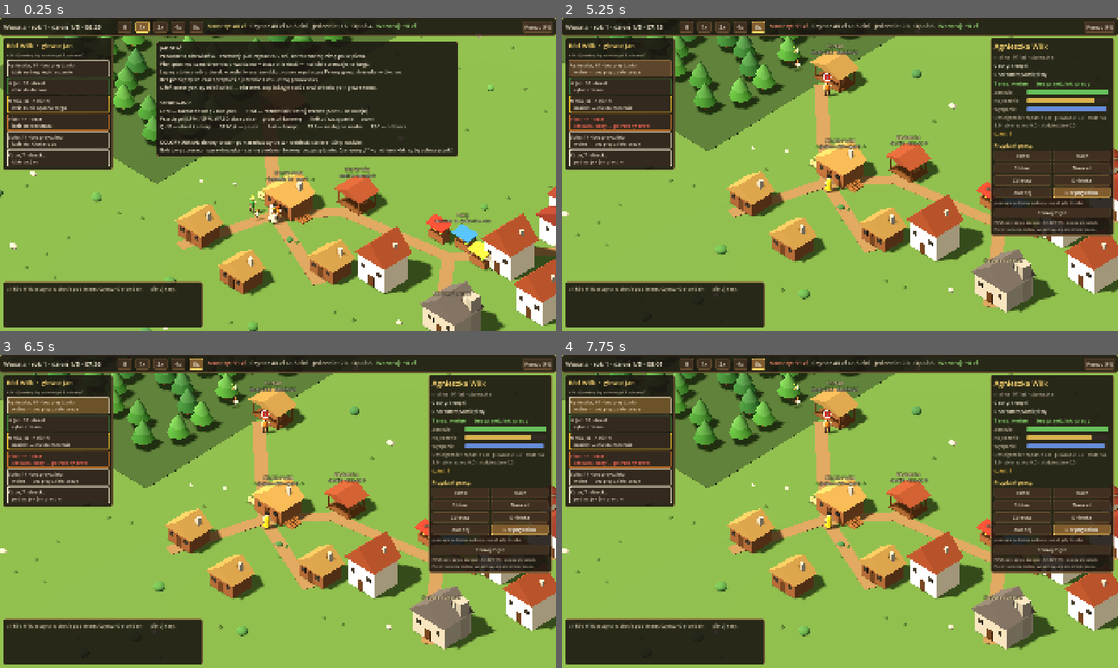
Above: before the commit, frames 1-4 (two rows, left to right).
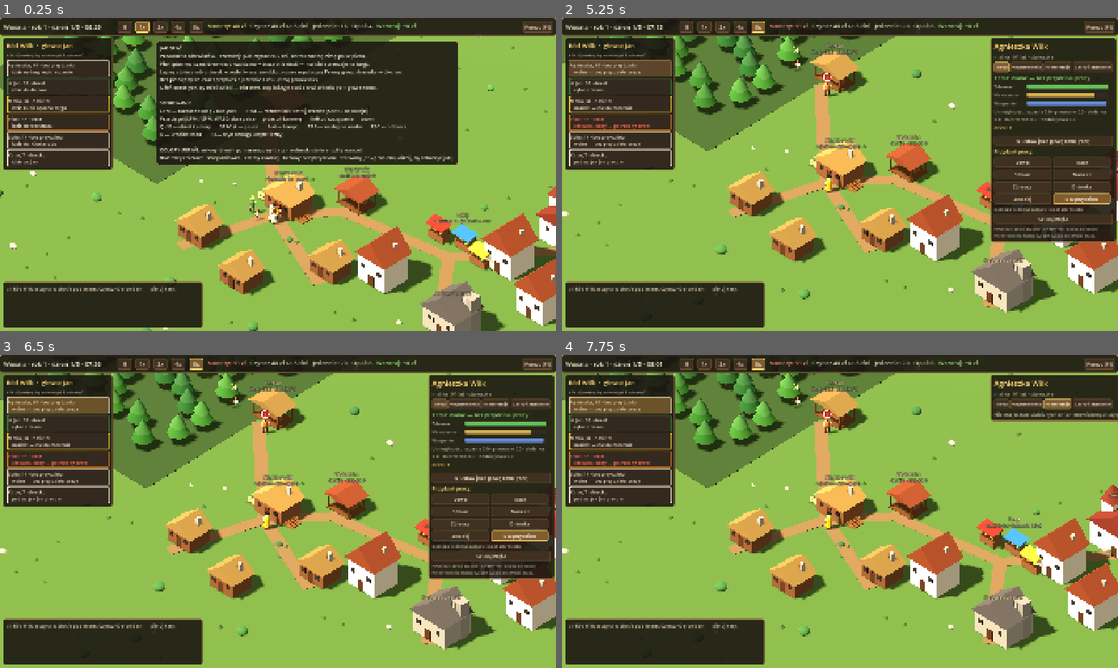
Above: after the commit, the same moments.

Repository: dwdzdc/dynastia
Game: Godot game, scene res://game/main.tscn
Two runs of this game, one before a commit and one after it. Both use one fixed random seed, a clock stepped at 60 frames per second and the inputs below.
Inputs (mouse positions are in pixels of both pictures, inside the frame that each line leads up to):
- Up to frame 1 (0.25 s): no input
- Up to frame 2 (5.25 s): click "II" at 0.5 s; click "1x" at 1.25 s; click "2x" at 2 s; click "4x" at 2.75 s; click "8x" at 3.5 s; click "Pomoc (F1)" at 4.25 s; click "Agnieszka, 61 · bez przydział…" at 5 s
- Up to frame 3 (6.5 s): click (439, 405) at 5.75 s, where only the run after the commit has a clickable "Teraz"
- Up to frame 4 (7.75 s): click (1029, 405) at 6.5 s, where only the run after the commit has a clickable "Wspomnienia"; click (1056, 405) at 7.25 s, where only the run after the commit has a clickable "Preferencje"

The runs differ from the first frame. In frame 1, 2.4% of the frame differs, in the area x 28-83%, y 36-47%; in frame 2, 5.5%; in frame 3, 5.5%; in frame 4, 12%, in the area x 77-100%, y 6-70%.

Commit message:
E1-E4: panel osoby z zakladkami, root w panelu, kronika (K), debug (F3)
E1: Teraz / Wspomnienia (rozwijane) / Preferencje (ze zrodlem) / Cechy i charakter,
slowa zamiast liczb; dziecko: wybor, z kim chodzi w dzien. Odszedly: bez polecen.
E2: panel rodu to czlonkowie rodu, root oznaczony, przycisk ustawienia roota.
E3: kronika rodu pod K. E4: F3 pokazuje sile i wartosci wiezi.

Co-Authored-By: Claude Opus 5.5 <noreply@anthropic.com>

Diff:
--- a/game/main.gd
+++ b/game/main.gd
@@ -263,10 +263,16 @@
 				_select_next()
 			KEY_F1:
 				hud._help.visible = not hud._help.visible
+			KEY_K:
+				hud.toggle_chronicle()
+			KEY_F3:
+				hud.debug = not hud.debug
 			KEY_ESCAPE:
 				selected_id = -1
 				selected_building = ""
 				hud._help.visible = false
+				if hud._chronicle.visible:
+					hud.toggle_chronicle()
 
 
 func _select_next() -> void:
--- a/ui/hud.gd
+++ b/ui/hud.gd
@@ -29,6 +29,12 @@
 	"woodcutter": "Drwal", "sawyer": "Tracz", "carpenter": "Stolarz", "carrier": "Nosiciel",
 	"forager": "Zbieracz", "laborer": "Dniówka", "thief": "Złodziej", "none": "Bez przydziału",
 }
+const PERSON_TABS := [["now", "Teraz"], ["memories", "Wspomnienia"], ["prefs", "Preferencje"], ["traits", "Cechy i charakter"]]
+const MEMORIES_SHORT := 8          # ile wspomnień widać przed „pokaż więcej”
+const MEMORIES_LONG := 30
+const WARM := 15.0                  # progi słów dla więzi i preferencji (bez liczb w UI)
+const MILD := 3.0
+const CHRONICLE_ROWS := 40
 const SKILL_LABELS := { "chop": "rąbanie", "saw": "piłowanie", "craft": "stolarka", "forage": "zbieractwo", "steal": "złodziejstwo" }
 
 var main: Node
@@ -53,6 +59,12 @@
 var _help: PanelContainer
 var _overlay: Control
 var _fx: Array = []
+var _person_tab := "now"
+var _memories_more := false
+var _chronicle: PanelContainer
+var _chronicle_box: VBoxContainer
+var _chronicle_count := -1
+var debug := false                  # F3: ukryte liczby (więzi, siła) dla dewelopera
 var _tick := 0.0
 
 
@@ -86,6 +98,7 @@
 	_build_info()
 	_build_log()
 	_build_help()
+	_build_chronicle()
 	_build_modal()
 
 
@@ -224,6 +237,8 @@
 		var extra := ""
 		if p.pregnant_left >= 0.0:
 			extra = " · w ciąży"
+		if debug:
+			extra += " · [%.2f]" % float(fam.strength.get(p.id, -1.0))
 		b.text = "%s%s, %d · %s%s\n   %s" % [mark, p.name, int(fam.age_of(p)), job, extra, _status_short(a)]
 		var col := TEXT
 		if a.alert or a.hungry_no_food or a.status == "jailed":
@@ -266,7 +281,7 @@
 func _update_info() -> void:
 	var key := ""
 	if main.selected_id >= 0:
-		key = "a:%d" % main.selected_id
+		key = "a:%d:%s:%s:%s" % [main.selected_id, _person_tab, _memories_more, debug]
 	elif main.selected_building != "":
 		key = "b:" + main.selected_building
 	if key != _info_key:
@@ -320,19 +335,35 @@
 		return
 	var fam := world.family
 	var p := world.person_of(a)
-	var title := _label("%s %s" % [p.name, p.surname], 26, Color(1.0, 0.85, 0.45))
+	var title := _label("%s%s %s" % ["♛ " if p.id == fam.root_id else "", p.name, p.surname], 26, Color(1.0, 0.85, 0.45))
 	_info_box.add_child(title)
 	_dyn(func():
-		var rel := fam.relation_to_root(p)
+		var rel := fam.relation_to_root(p) if not world.is_independent(a) else "odszedł z rodu"
 		return "%s · %d lat · %s" % [rel, int(fam.age_of(p)), fam.stage_label(p)], 17, DIM)
-	_dyn(func():
-		if p.traits.is_empty():
-			return "Cechy: brak szczególnych"
-		return "Cechy: " + ", ".join(p.traits.map(func(t): return fam.trait_label(t))), 17)
-	_dyn(func():
-		if p.character.is_empty():
-			return "Charakter: nic szczególnego"
-		return "Charakter: " + ", ".join(p.character.map(func(c): return fam.character_label(c))), 17)
+	if debug:
+		_dyn(func(): return "[debug] siła %.2f · sakiewka %.1f zł · dni słabości %d" % [
+			float(fam.strength.get(p.id, -1.0)), p.purse, p.weak_days], 15, WARN)
+	var tabs := HBoxContainer.new()
+	tabs.add_theme_constant_override("separation", 4)
+	_info_box.add_child(tabs)
+	for t in PERSON_TABS:
+		var id: String = t[0]
+		var tb := _button(t[1], func():
+			_person_tab = id
+			_memories_more = false, 15)
+		tb.toggle_mode = true
+		tb.button_pressed = _person_tab == id
+		tabs.add_child(tb)
+	match _person_tab:
+		"memories":
+			_build_memories(p)
+			return
+		"prefs":
+			_build_prefs(p)
+			return
+		"traits":
+			_build_traits(p)
+			return
 	var now := _dyn(func(): return "Teraz: " + (a.idle_reason if a.status == "active" else "w areszcie — " + a.idle_reason), 19)
 	_info_updaters.append(func(): now.add_theme_color_override("font_color", BAD if a.alert or a.status == "jailed" else GOOD))
 	_bar("Zdrowie", func(): return a.health, Color(0.4, 0.75, 0.35))
@@ -361,8 +392,17 @@
 		return " · ".join(s), 16, WARN)
 
 	_info_box.add_child(HSeparator.new())
+	if world.is_independent(a):
+		var gone := _label("Odszedł z rodu i żyje po swojemu (%s). Nie wydasz mu poleceń. Co się stało — w kronice (K)." % world.home_of(a).name, 17, DIM)
+		gone.autowrap_mode = TextServer.AUTOWRAP_WORD_SMART
+		gone.custom_minimum_size.x = 400
+		_info_box.add_child(gone)
+		return
+	if fam.can_be_root(p) and p.id != fam.root_id:
+		_info_box.add_child(_button("♛ Ustaw jako głowę rodu (root)", func(): world.switch_root(p.id), 17))
 	if fam.stage_of(p) == "child":
 		_info_box.add_child(_label("Dziecko — bawi się przy chacie. Do pracy od %d lat." % int(fam.years_label(fam.stage_start("teen"))), 17, DIM))
+		_build_follow(a, p)
 	else:
 		_info_box.add_child(_label("Przydział pracy:", 18, Color(1.0, 0.85, 0.45)))
 		var grid := GridContainer.new()
@@ -403,6 +443,143 @@
 	tip.autowrap_mode = TextServer.AUTOWRAP_WORD_SMART
 	tip.custom_minimum_size.x = 400
 	_info_box.add_child(tip)
+
+
+# Dziecko w godzinach pracy chodzi za lubianym dorosłym; gracz może wskazać za kim (D5).
+func _build_follow(a: SimAgent, p: SimPerson) -> void:
+	_info_box.add_child(_label("W dzień chodzi z:", 17, Color(1.0, 0.85, 0.45)))
+	var grid := GridContainer.new()
+	grid.columns = 2
+	grid.add_theme_constant_override("h_separation", 6)
+	grid.add_theme_constant_override("v_separation", 6)
+	_info_box.add_child(grid)
+	var own := _button("z kim zechce", func(): world.set_follow(a.id, -1), 16)
+	own.toggle_mode = true
+	own.custom_minimum_size = Vector2(198, 34)
+	grid.add_child(own)
+	_info_updaters.append(func(): own.button_pressed = a.follow_id < 0)
+	for o in world.family.living():
+		var oa := world.agent_by_id(o.agent_id)
+		if oa == null or oa.is_child:
+			continue
+		var oid: int = o.id
+		var b := _button("z: " + o.name, func(): world.set_follow(a.id, oid), 16)
+		b.toggle_mode = true
+		b.custom_minimum_size = Vector2(198, 34)
+		grid.add_child(b)
+		_info_updaters.append(func(): b.button_pressed = a.follow_id == oid)
+
+
+# Słowo zamiast liczby (E1): jak ktoś coś odczuwa.
+func _feel(v: float) -> String:
+	if v >= WARM:
+		return "bardzo dobrze"
+	if v >= MILD:
+		return "dobrze"
+	if v <= -WARM:
+		return "bardzo źle"
+	if v <= -MILD:
+		return "źle"
+	return "blado"
+
+
+func _build_memories(p: SimPerson) -> void:
+	var bonds := world.bonds
+	var targets: Array = bonds.targets_of(p.id)
+	var all: Array = bonds.strongest(p.id, targets, MEMORIES_LONG if _memories_more else MEMORIES_SHORT)
+	if all.is_empty():
+		_info_box.add_child(_label("Nic szczególnego jeszcze nie przeżył%s." % ("" if p.sex == "m" else "a"), 17, DIM))
+		return
+	for e in all:
+		var m: Dictionary = e["m"]
+		var v: float = e["v"]
+		var col := GOOD if v >= MILD else (BAD if v <= -MILD else DIM)
+		var who := ""
+		var t: String = e["t"]
+		if t.begins_with("p:"):
+			var o: SimPerson = world.family.persons.get(int(t.substr(2)))
+			who = (o.name + ": ") if o != null and not int(t.substr(2)) in m["with"] else ""
+		var txt := "%s%s — wspomina %s (dzień %d)" % [who, bonds.describe(m, t), _feel(v), int(m["day"]) + 1]
+		if debug:
+			txt += "  [%.1f]" % v
+		var l := _label(txt, 16, col)
+		l.autowrap_mode = TextServer.AUTOWRAP_WORD_SMART
+		l.custom_minimum_size.x = 400
+		_info_box.add_child(l)
+	_info_box.add_child(_button("Pokaż mniej" if _memories_more else "Pokaż więcej",
+		func(): _memories_more = not _memories_more, 15))
+
+
+func _build_prefs(p: SimPerson) -> void:
+	var prefs: Array = world.bonds.preferences(p.id)
+	if prefs.is_empty():
+		_info_box.add_child(_label("Nie ma jeszcze ulubionych ani znienawidzonych zajęć.", 17, DIM))
+		return
+	for e in prefs:
+		var v: float = e["value"]
+		var word := "uwielbia" if v >= WARM else ("lubi" if v >= MILD else ("nie znosi" if v <= -WARM else ("nie lubi" if v <= -MILD else "obojętne mu")))
+		var label := String(world.memories["act_labels"].get(e["act"], e["act"]))
+		var txt := "%s: %s\n   skąd: %s" % [word, label, "; ".join(e["from"])]
+		if debug:
+			txt += "  [%.1f]" % v
+		var l := _label(txt, 16, GOOD if v >= MILD else (BAD if v <= -MILD else DIM))
+		l.autowrap_mode = TextServer.AUTOWRAP_WORD_SMART
+		l.custom_minimum_size.x = 400
+		_info_box.add_child(l)
+
+
+func _build_traits(p: SimPerson) -> void:
+	var fam := world.family
+	_info_box.add_child(_label("Cechy (ciało i talent):", 17, Color(1.0, 0.85, 0.45)))
+	_info_box.add_child(_label("brak szczególnych" if p.traits.is_empty() else ", ".join(p.traits.map(func(t): return fam.trait_label(t))), 17))
+	_info_box.add_child(_label("Charakter:", 17, Color(1.0, 0.85, 0.45)))
+	_info_box.add_child(_label("nic szczególnego" if p.character.is_empty() else ", ".join(p.character.map(func(c): return fam.character_label(c))), 17))
+
+
+# --- Kronika rodu (E3) ---
+
+func _build_chronicle() -> void:
+	_chronicle = PanelContainer.new()
+	_chronicle.anchor_left = 0.5
+	_chronicle.anchor_right = 0.5
+	_chronicle.offset_left = -420
+	_chronicle.offset_right = 420
+	_chronicle.offset_top = 80
+	_chronicle.visible = false
+	add_child(_chronicle)
+	var v := VBoxContainer.new()
+	_chronicle.add_child(v)
+	v.add_child(_label("Kronika rodu (K — zamknij)", 22, Color(1.0, 0.85, 0.45)))
+	var sc := ScrollContainer.new()
+	sc.custom_minimum_size = Vector2(800, 460)
+	v.add_child(sc)
+	_chronicle_box = VBoxContainer.new()
+	_chronicle_box.add_theme_constant_override("separation", 4)
+	sc.add_child(_chronicle_box)
+
+
+func toggle_chronicle() -> void:
+	_chronicle.visible = not _chronicle.visible
+	_chronicle_count = -1
+
+
+func _update_chronicle() -> void:
+	if not _chronicle.visible or world.chronicle.entries.size() == _chronicle_count:
+		return
+	_chronicle_count = world.chronicle.entries.size()
+	for c in _chronicle_box.get_children():
+		c.queue_free()
+	var entries: Array = world.chronicle.entries.duplicate()
+	entries.reverse()
+	if entries.is_empty():
+		_chronicle_box.add_child(_label("Na razie nic się nie wydarzyło.", 17, DIM))
+	for e in entries.slice(0, CHRONICLE_ROWS):
+		var day := int(e["day"])
+		var col: Color = {"death": BAD, "departure": WARN, "birth": GOOD, "wedding": GOOD}.get(e["kind"], TEXT)
+		var l := _label("Rok %d, dzień %d — %s" % [day / world.clock.days_per_year + 1, day % world.clock.days_per_year + 1, e["text"]], 16, col)
+		l.autowrap_mode = TextServer.AUTOWRAP_WORD_SMART
+		l.custom_minimum_size.x = 780
+		_chronicle_box.add_child(l)
 
 
 func _build_building_info(b: SimBuilding) -> void:
@@ -583,6 +760,7 @@
 LPM — zaznacz osobę / budynek       PPM — rozkaz: idź / zetnij drzewo (Shift = do kolejki)
 Przeciągnij LPM / ŚPM, WASD, dwa palce — przesuń kamerę       Kółko / szczypanie — zoom
 Q / E — obrót kamery       SPACJA — pauza       1–4 — tempo       TAB — następna osoba       ESC — odznacz
+K — kronika rodu       F3 — tryb debug (ukryte liczby)
 
 KOLORY UBRAŃ: zielony drwal · pomarańczowy tracz · niebieski stolarz · żółty nosiciel
 fioletowy zbieracz · szary dniówka · czarny złodziej · beżowy bez przydziału. Czerwony „!” = problem (kliknij, by zobaczyć jaki).""", 17)
@@ -610,6 +788,7 @@
 		_update_top()
 		_update_family()
 		_update_info()
+		_update_chronicle()
 		_update_log()
 	_update_modal()
 	_overlay.queue_redraw()
Not shown, changed: progress.md
